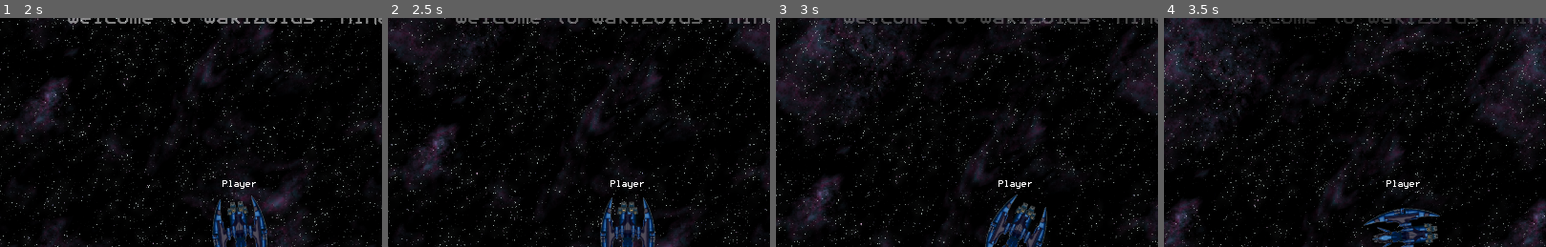
Above: before the commit, frames 1-4 (left to right).
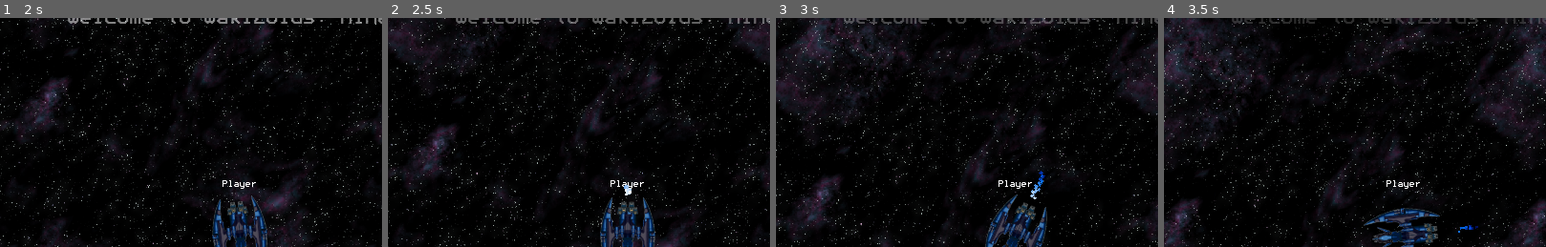
Above: after the commit, the same moments.

Repository: imekon/wakizoids-miner
Game: Godot game, scene res://scenes/Welcome.tscn
Same seed, same stepped clock (60 frames per second), same inputs: the game is played once before the commit and once after it.
Inputs:
- Up to frame 1 (2 s): click "Start" at 0.5 s; hold Right (turn_right) from 1.28 s (still down); hold Ctrl (fire) from 1.28 s (still down)
- Up to frame 2 (2.5 s): release Right (turn_right) at 2.03 s; release Ctrl (fire) at 2.03 s; hold Down (move_backward) from 2.03 s (still down); tap 4 (filter_aliens) at 2.1 s; tap Ctrl (fire) at 2.3 s
- Up to frame 3 (3 s): release Down (move_backward) at 2.78 s; hold Right (turn_right) from 2.78 s (still down); hold Ctrl (fire) from 2.78 s (still down); tap 5 (filter_fleet) at 2.85 s
- Up to frame 4 (3.5 s): keep holding Right (turn_right); keep holding Ctrl (fire)
The pictures show only the part of the screen within x 19-69%, y 2-52%; the shares and areas given below are measured in that part.

Frame 1 is identical in both runs. In frame 2, less than 0.1% of the frame differs, in the area x 61-64%, y 72-78%; in frame 3, 0.1%, in the area x 66-71%, y 66-80%; in frame 4, less than 0.1%.

Commit message:
adding exhaust to player
hmm... local translation?

Diff:
--- a/scenes/Player.tscn
+++ b/scenes/Player.tscn
@@ -6,6 +6,24 @@
 
 [sub_resource type="DynamicFont" id=1]
 font_data = ExtResource( 3 )
+
+[sub_resource type="Gradient" id=3]
+offsets = PoolRealArray( 0, 0.74359, 1 )
+colors = PoolColorArray( 1, 1, 1, 1, 0.02771, 0.423659, 0.886719, 1, 0, 0.156863, 1, 0.313726 )
+
+[sub_resource type="GradientTexture" id=4]
+gradient = SubResource( 3 )
+
+[sub_resource type="ParticlesMaterial" id=2]
+emission_shape = 1
+emission_sphere_radius = 5.0
+flag_disable_z = true
+gravity = Vector3( -98, 0, 0 )
+angular_velocity = 0.0
+orbit_velocity = 0.0
+orbit_velocity_random = 0.0
+scale = 4.0
+color_ramp = SubResource( 4 )
 
 [node name="Player" type="KinematicBody2D" groups=[
 "player",
@@ -42,3 +60,9 @@
 
 [node name="Camera2D" type="Camera2D" parent="."]
 current = true
+
+[node name="Particles2D" type="Particles2D" parent="."]
+position = Vector2( -72, 0 )
+emitting = false
+amount = 32
+process_material = SubResource( 2 )
--- a/scripts/Player.gd
+++ b/scripts/Player.gd
@@ -13,6 +13,8 @@
 
 onready var label_node = $Node2D
 
+onready var particles = $Particles2D
+
 onready var Bullet = load("res://scenes/Bullet.tscn")
 
 var thrust: float = 0.0
@@ -26,12 +28,15 @@
 	label_node.global_rotation = 0
 
 func _physics_process(delta):
+	var fire: bool = false
 	var angle: float = 0.0
 
 	if Input.is_action_pressed("move_forward"):
 		thrust = MOVEMENT * delta
+		fire = true
 	if Input.is_action_pressed("move_backward"):
 		thrust = -MOVEMENT * delta * 0.25
+		fire = true
 	if Input.is_action_pressed("turn_left"):
 		angle = -2
 	if Input.is_action_pressed("turn_right"):
@@ -39,6 +44,8 @@
 
 	if Input.is_action_pressed("fire"):
 		process_fire()
+
+	particles.emitting = fire
 
 	var rot = rotation_degrees
 
Not shown: 1 places in scenes/Player.tscn that only renumber resources
